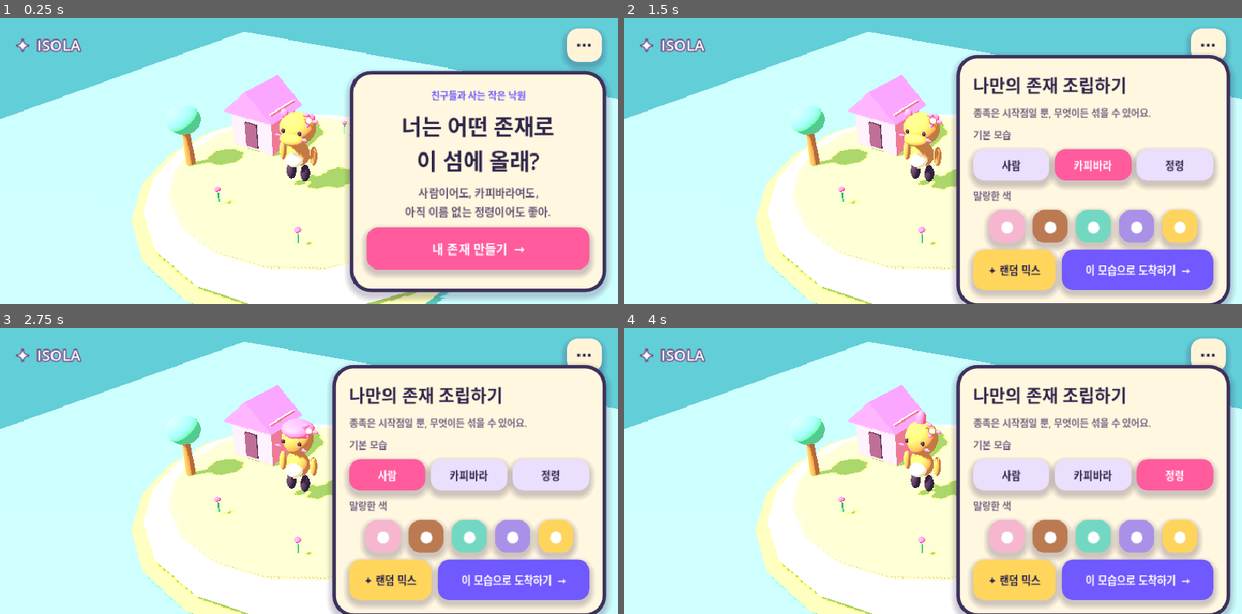
Above: before the commit, frames 1-4 (two rows, left to right).
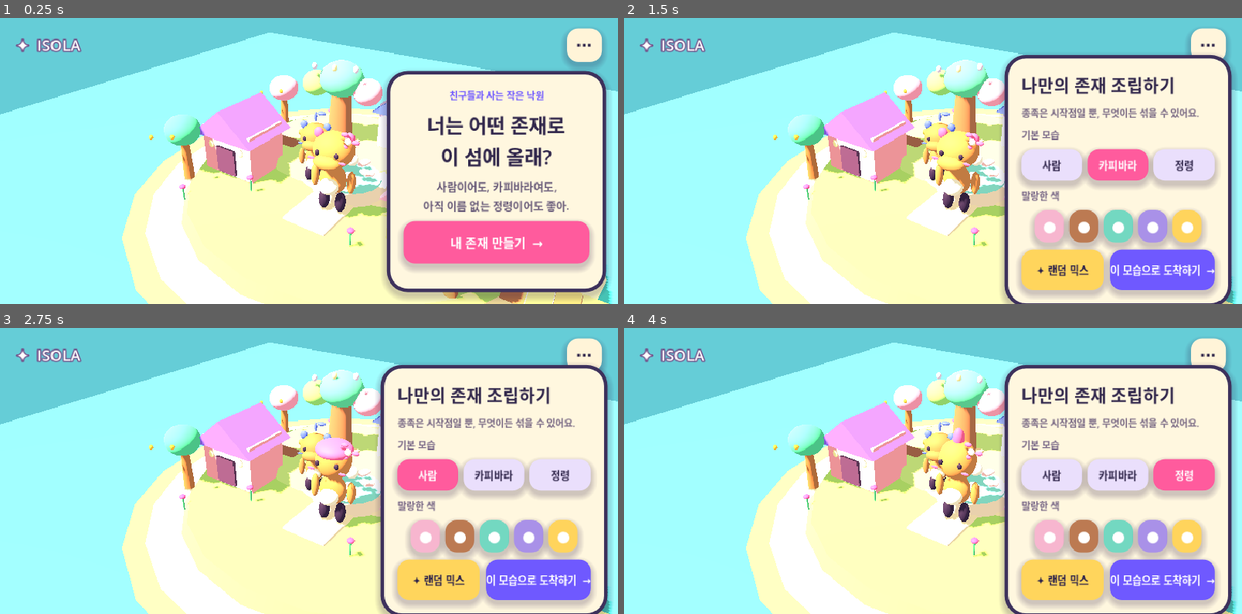
Above: after the commit, the same moments.

Repository: summervilla99/isola_project
Game: Godot game, scene res://scenes/main.tscn
Same seed, same stepped clock (60 frames per second), same inputs: the game is played once before the commit and once after it.
Inputs:
- Up to frame 1 (0.25 s): no input
- Up to frame 2 (1.5 s): click "내 존재 만들기 →" at 0.5 s; click "⋯" at 1.25 s
- Up to frame 3 (2.75 s): click "사람" at 2 s
- Up to frame 4 (4 s): click "카피바라" at 2.75 s; click "정령" at 3.5 s

The runs differ from the first frame. In frame 1, 54% of the frame differs, in the area x 0-100%, y 4-100%; in frame 2, 55%; in frame 3, 54%; in frame 4, 54%.

Commit message:
feat: build capybara civilization island

Diff:
--- a/game/scripts/island_world.gd
+++ b/game/scripts/island_world.gd
@@ -2,19 +2,19 @@
 extends Node3D
 
 var avatar: AvatarDoll
+var residents: Array[AvatarDoll] = []
 var _camera: Camera3D
 var _play_mode := false
 var _camera_target := Vector3.ZERO
 var _mobile_input := Vector2.ZERO
+var _floating_details: Array[Node3D] = []
+var _time := 0.0
 
 func _ready() -> void:
 	_build_environment()
 	_build_island()
-	avatar = AvatarDoll.new()
-	avatar.name = "PlayerAvatar"
-	avatar.position = Vector3(0, 0.45, 0.6)
-	avatar.rotation.y = -0.25
-	add_child(avatar)
+	_build_player()
+	_build_residents()
 
 func set_play_mode(value: bool) -> void:
 	_play_mode = value
@@ -30,6 +30,13 @@
 	_mobile_input = value
 
 func _process(delta: float) -> void:
+	_time += delta
+	for index in _floating_details.size():
+		var detail := _floating_details[index]
+		var base_y: float = detail.get_meta("base_y", detail.position.y)
+		detail.position.y = base_y + sin(_time * 1.7 + index * 1.4) * 0.06
+		detail.rotation.y += delta * (0.22 + index * 0.02)
+
 	if not _play_mode:
 		avatar.rotation.y = sin(Time.get_ticks_msec() * 0.00035) * 0.18
 		return
@@ -39,19 +46,54 @@
 	var direction := Vector3(input.x, 0, input.y)
 	avatar.walking = direction.length() > 0.05
 	if avatar.walking:
-		avatar.position += direction.normalized() * delta * 2.0
-		avatar.position.x = clampf(avatar.position.x, -4.2, 4.2)
-		avatar.position.z = clampf(avatar.position.z, -3.2, 3.8)
+		var next_position := avatar.position + direction.normalized() * delta * 2.0
+		if Vector2(next_position.x, next_position.z).length() <= 5.25:
+			next_position.y = lerpf(avatar.position.y, _terrain_root_height(next_position), delta * 7.0)
+			avatar.position = next_position
 		avatar.rotation.y = lerp_angle(avatar.rotation.y, atan2(direction.x, direction.z), delta * 9.0)
 	_camera_target = avatar.position
-	_camera.position = _camera.position.lerp(_camera_target + Vector3(5.8, 7.8, 8.8), delta * 2.6)
+	_camera.position = _camera.position.lerp(_camera_target + Vector3(6.0, 7.2, 9.4), delta * 2.6)
 	_camera.look_at(_camera_target + Vector3(0, 1.0, 0))
+
+func _terrain_root_height(position: Vector3) -> float:
+	if Vector2(position.x + 1.4, position.z + 1.5).length() < 2.15:
+		return 0.92
+	if Vector2(position.x, position.z).length() < 4.65:
+		return 0.62
+	return 0.42
+
+func _build_player() -> void:
+	avatar = AvatarDoll.new()
+	avatar.name = "PlayerAvatar"
+	avatar.position = Vector3(0.25, 0.62, 1.65)
+	avatar.rotation.y = -0.25
+	add_child(avatar)
+
+func _build_residents() -> void:
+	var resident_specs := [
+		["Mora", Vector3(-0.9, 0.62, 0.7), Color("#a96f4f"), Color("#4e63f5"), &"sprout"],
+		["Podo", Vector3(1.65, 0.62, -0.15), Color("#e4ad78"), Color("#ff6b8f"), &"flower"]
+	]
+	for spec in resident_specs:
+		var config := AvatarConfig.new()
+		config.species = &"capybara"
+		config.body_color = spec[2]
+		config.accent_color = spec[3]
+		config.accessory = spec[4]
+		var resident := AvatarDoll.new()
+		resident.name = spec[0]
+		resident.config = config
+		resident.position = spec[1]
+		resident.scale = Vector3.ONE * 0.82
+		resident.rotation.y = 0.3 if residents.is_empty() else -0.7
+		add_child(resident)
+		residents.append(resident)
 
 func _build_environment() -> void:
 	var environment := WorldEnvironment.new()
 	var env := Environment.new()
 	env.background_mode = Environment.BG_COLOR
-	env.background_color = Color("#62ced8")
+	env.background_color = Color("#65cdd7")
 	env.ambient_light_source = Environment.AMBIENT_SOURCE_COLOR
 	env.ambient_light_color = Color("#fff1d1")
 	env.ambient_light_energy = 0.72
@@ -61,61 +103,170 @@
 
 	var sun := DirectionalLight3D.new()
 	sun.rotation_degrees = Vector3(-52, -35, 0)
-	sun.light_color = Color("#ffe0a3")
-	sun.light_energy = 1.4
+	sun.light_color = Color("#ffd99d")
+	sun.light_energy = 1.45
 	sun.shadow_enabled = true
 	add_child(sun)
 
 	_camera = Camera3D.new()
-	_camera.position = Vector3(5.8, 7.8, 9.4)
-	_camera.fov = 37.0
+	_camera.position = Vector3(5.0, 7.4, 9.6)
+	_camera.fov = 36.0
 	_camera.current = true
 	add_child(_camera)
-	_camera.look_at(Vector3(0, 1.0, 0))
+	_camera.look_at(Vector3(-1.6, 0.9, 0))
 
 func _build_island() -> void:
-	_add_mesh("Ocean", BoxMesh.new(), Vector3(0, -0.55, 0), Vector3(28, 0.7, 28), Color("#55ccd5"), 0.3)
-	_add_mesh("Island", CylinderMesh.new(), Vector3(0, -0.14, 0), Vector3(1, 0.55, 1), Color("#9bd66f"), 0.9, {"top_radius": 5.3, "bottom_radius": 4.4, "height": 0.8})
-	_add_mesh("Sand", CylinderMesh.new(), Vector3(0, 0.26, 0), Vector3(1, 0.2, 1), Color("#ffe4a3"), 0.86, {"top_radius": 4.65, "bottom_radius": 4.95, "height": 0.18})
-	_add_mesh("Grass", CylinderMesh.new(), Vector3(-0.3, 0.42, -0.1), Vector3(1, 0.16, 1), Color("#9fe27a"), 0.92, {"top_radius": 3.95, "bottom_radius": 4.1, "height": 0.2})
-
-	_build_house(Vector3(-2.5, 0.45, -1.1), Color("#ff77a8"), Color("#7a5cff"))
-	_build_house(Vector3(2.8, 0.45, -1.25), Color("#ffbd59"), Color("#ef476f"))
-	_build_tree(Vector3(-3.65, 0.48, 1.4), Color("#4ed1a1"))
-	_build_tree(Vector3(3.6, 0.48, 1.65), Color("#77d96c"))
-	_build_tree(Vector3(0.4, 0.48, -3.15), Color("#ff8ebd"))
-	for pos in [Vector3(-1.4, 0.55, 2.55), Vector3(1.4, 0.55, 2.8), Vector3(-0.3, 0.55, -2.9)]:
-		_build_flower(pos)
+	_mesh(self, "Ocean", BoxMesh.new(), Vector3(0, -0.82, 0), Vector3(34, 0.72, 34), Color("#45c9d3"), 0.28)
+	_mesh(self, "IslandRock", CylinderMesh.new(), Vector3(0, -0.18, 0), Vector3.ONE, Color("#d99a74"), 0.94, {"top_radius": 6.35, "bottom_radius": 5.4, "height": 1.15})
+	_mesh(self, "BeachTier", CylinderMesh.new(), Vector3(0, 0.33, 0), Vector3.ONE, Color("#ffe5ad"), 0.88, {"top_radius": 5.75, "bottom_radius": 6.05, "height": 0.2})
+	_mesh(self, "LifeTier", CylinderMesh.new(), Vector3(0, 0.53, -0.05), Vector3.ONE, Color("#9edb72"), 0.94, {"top_radius": 4.75, "bottom_radius": 5.0, "height": 0.42})
+	_mesh(self, "WindTier", CylinderMesh.new(), Vector3(-1.4, 0.83, -1.5), Vector3.ONE, Color("#b6e887"), 0.94, {"top_radius": 2.25, "bottom_radius": 2.45, "height": 0.42})
+
+	_build_paths()
+	_build_shell_fountain(Vector3(0, 0.76, 0.25))
+	_build_ferry_dock(Vector3(4.75, 0.42, 1.35))
+	_build_spirit_tree(Vector3(-1.45, 1.08, -1.55))
+	_build_memory_theater(Vector3(2.8, 0.76, -1.75))
+	_build_wind_garden(Vector3(-3.0, 0.75, -0.4))
+
+	_build_house(Vector3(-3.25, 0.73, 1.05), Color("#ff91ad"), Color("#755cff"))
+	_build_house(Vector3(2.75, 0.73, 1.1), Color("#ffbd65"), Color("#ef5f82"))
+	_build_house(Vector3(0.65, 1.04, -2.55), Color("#c7b5ff"), Color("#4e63f5"))
+
+	for tree_spec in [
+		[Vector3(-4.45, 0.5, 2.25), Color("#49c99a")],
+		[Vector3(4.25, 0.5, -0.4), Color("#73d96b")],
+		[Vector3(-4.2, 0.5, -2.2), Color("#ff8ebd")],
+		[Vector3(3.7, 0.5, 2.65), Color("#67d6b0")]
+	]:
+		_build_tree(tree_spec[0], tree_spec[1])
+
+	for flower_position in [
+		Vector3(-2.1, 0.77, 2.1), Vector3(1.3, 0.77, 2.55), Vector3(-3.6, 0.52, 3.2),
+		Vector3(3.7, 0.52, -2.7), Vector3(-2.4, 1.08, -2.5), Vector3(-0.2, 1.08, -2.9)
+	]:
+		_build_flower(flower_position)
+
+func _build_paths() -> void:
+	var path_material := _material(Color("#ffe7bd"), 0.9)
+	for path_data in [
+		[Vector3(0, 0.77, 1.5), Vector3(1.25, 0.07, 2.2), 0.0],
+		[Vector3(-1.65, 0.77, 0.3), Vector3(2.15, 0.07, 0.85), -0.3],
+		[Vector3(1.75, 0.77, 0.15), Vector3(2.05, 0.07, 0.82), 0.28]
+	]:
+		var path := _mesh_with_material(self, "GardenPath", BoxMesh.new(), path_data[0], path_data[1], path_material)
+		path.rotation.y = path_data[2]
+	for index in 4:
+		_mesh(self, "WindStep", BoxMesh.new(), Vector3(-0.25 - index * 0.34, 0.78 + index * 0.09, -1.05 - index * 0.18), Vector3(0.9, 0.12, 0.36), Color("#f6cf9c"), 0.92)
+
+func _build_shell_fountain(at: Vector3) -> void:
+	var root := _landmark("ShellFountain", at)
+	_mesh(root, "Basin", CylinderMesh.new(), Vector3(0, 0.12, 0), Vector3.ONE, Color("#f9ddc8"), 0.72, {"top_radius": 1.05, "bottom_radius": 1.12, "height": 0.24})
+	_mesh(root, "Water", CylinderMesh.new(), Vector3(0, 0.26, 0), Vector3.ONE, Color("#78e3e0"), 0.25, {"top_radius": 0.86, "bottom_radius": 0.86, "height": 0.08})
+	var pearl := _mesh(root, "Pearl", SphereMesh.new(), Vector3(0, 0.78, 0), Vector3(0.36, 0.36, 0.36), Color("#fff6e8"), 0.18)
+	for angle in [0.0, TAU / 5.0, TAU * 2.0 / 5.0, TAU * 3.0 / 5.0, TAU * 4.0 / 5.0]:
+		var shell := _mesh(root, "ShellPetal", SphereMesh.new(), Vector3(cos(angle) * 0.48, 0.55, sin(angle) * 0.48), Vector3(0.45, 0.16, 0.28), Color("#ffb9c9"), 0.58)
+		shell.rotation.y = -angle
+	pearl.set_meta("base_y", pearl.position.y)
+	_floating_details.append(pearl)
+
+func _build_ferry_dock(at: Vector3) -> void:
+	var root := _landmark("FerryDock", at)
+	for index in 7:
+		_mesh(root, "DockPlank", BoxMesh.new(), Vector3(index * 0.48, 0, 0), Vector3(0.46, 0.12, 1.05), Color("#a56d53" if index % 2 == 0 else "#bc8060"), 0.9)
+		if index % 2 == 0:
+			_mesh(root, "Post", CylinderMesh.new(), Vector3(index * 0.48, -0.25, -0.62), Vector3(0.09, 0.75, 0.09), Color("#714c43"), 0.9, {"top_radius": 0.5, "bottom_radius": 0.62, "height": 1.0})
+	var ferry := Node3D.new()
+	ferry.name = "GlowFerry"
+	ferry.position = Vector3(3.7, -0.1, 0.2)
+	root.add_child(ferry)
+	_mesh(ferry, "Hull", PrismMesh.new(), Vector3.ZERO, Vector3(1.65, 0.5, 0.9), Color("#ff946c"), 0.78)
+	_mesh(ferry, "Canopy", PrismMesh.new(), Vector3(0, 0.82, 0), Vector3(1.45, 0.55, 1.0), Color("#fff1c7"), 0.8)
+	_mesh(ferry, "Lantern", SphereMesh.new(), Vector3(0.65, 0.65, 0.4), Vector3(0.14, 0.14, 0.14), Color("#ffd65c"), 0.2)
+
+func _build_spirit_tree(at: Vector3) -> void:
+	var root := _landmark("HeartgrainTree", at)
+	_mesh(root, "Trunk", CylinderMesh.new(), Vector3(0, 0.85, 0), Vector3(0.42, 1.7, 0.42), Color("#9b6854"), 0.92, {"top_radius": 0.7, "bottom_radius": 1.0, "height": 1.0})
+	for canopy_data in [
+		[Vector3(0, 2.0, 0), Vector3(1.4, 1.1, 1.3), Color("#55d0a0")],
+		[Vector3(-0.85, 1.75, 0.1), Vector3(0.9, 0.8, 0.9), Color("#86df7b")],
+		[Vector3(0.85, 1.72, -0.1), Vector3(0.9, 0.82, 0.9), Color("#ff90bd")]
+	]:
+		_mesh(root, "Canopy", SphereMesh.new(), canopy_data[0], canopy_data[1], canopy_data[2], 0.88)
+	for index in 3:
+		var orb := _mesh(root, "MemoryLight%d" % index, SphereMesh.new(), Vector3(-0.7 + index * 0.7, 2.35 + index * 0.12, 0.45), Vector3(0.16, 0.22, 0.16), Color("#d8c8ff" if index != 1 else "#fff1a8"), 0.16)
+		orb.set_meta("base_y", orb.position.y)
+		_floating_details.append(orb)
+
+func _build_memory_theater(at: Vector3) -> void:
+	var root := _landmark("MemoryTheater", at)
+	_mesh(root, "Screen", BoxMesh.new(), Vector3(0, 0.92, -0.15), Vector3(1.8, 1.18, 0.12), Color("#fff4df"), 0.82)
+	_mesh(root, "ScreenGlow", BoxMesh.new(), Vector3(0, 0.95, -0.07), Vector3(1.5, 0.9, 0.04), Color("#b8e7e1"), 0.25)
+	for index in 3:
+		_mesh(root, "Cushion", SphereMesh.new(), Vector3(-0.65 + index * 0.65, 0.12, 1.0 + abs(index - 1) * 0.18), Vector3(0.42, 0.16, 0.35), [Color("#ff91ad"), Color("#ffd65c"), Color("#bda6ff")][index], 0.82)
+
+func _build_wind_garden(at: Vector3) -> void:
+	var root := _landmark("WindGarden", at)
+	_mesh(root, "LookoutDeck", CylinderMesh.new(), Vector3.ZERO, Vector3.ONE, Color("#f4cf9b"), 0.9, {"top_radius": 1.0, "bottom_radius": 1.08, "height": 0.14})
+	_mesh(root, "Bench", BoxMesh.new(), Vector3(0, 0.28, 0), Vector3(1.25, 0.22, 0.38), Color("#8e5f53"), 0.9)
+	for offset in [-0.72, 0.72]:
+		_mesh(root, "Lantern", SphereMesh.new(), Vector3(offset, 0.72, -0.15), Vector3(0.16, 0.2, 0.16), Color("#ffd65c"), 0.22)
 
 func _build_house(at: Vector3, wall: Color, roof: Color) -> void:
-	_add_mesh("House", BoxMesh.new(), at + Vector3(0, 0.75, 0), Vector3(1.65, 1.5, 1.4), wall, 0.82)
-	_add_mesh("Roof", PrismMesh.new(), at + Vector3(0, 1.72, 0), Vector3(2.0, 0.9, 1.8), roof, 0.62)
-	_add_mesh("Door", BoxMesh.new(), at + Vector3(0, 0.55, 0.72), Vector3(0.48, 0.88, 0.08), Color("#563a64"), 0.7)
+	var root := Node3D.new()
+	root.name = "CapybaraHome"
+	root.position = at
+	add_child(root)
+	_mesh(root, "House", BoxMesh.new(), Vector3(0, 0.7, 0), Vector3(1.8, 1.4, 1.45), wall, 0.84)
+	_mesh(root, "Roof", PrismMesh.new(), Vector3(0, 1.62, 0), Vector3(2.15, 0.88, 1.85), roof, 0.64)
+	_mesh(root, "WideLowDoor", BoxMesh.new(), Vector3(0, 0.48, 0.76), Vector3(0.66, 0.8, 0.08), Color("#563a64"), 0.72)
+	for x in [-0.56, 0.56]:
+		_mesh(root, "Window", SphereMesh.new(), Vector3(x, 0.88, 0.76), Vector3(0.2, 0.24, 0.06), Color("#fff3a8"), 0.25)
 
 func _build_tree(at: Vector3, leaf_color: Color) -> void:
-	_add_mesh("Trunk", CylinderMesh.new(), at + Vector3(0, 0.55, 0), Vector3(0.24, 1.1, 0.24), Color("#a56a4a"), 0.9, {"top_radius": 0.5, "bottom_radius": 0.65, "height": 1.0})
-	_add_mesh("Canopy", SphereMesh.new(), at + Vector3(0, 1.55, 0), Vector3(1.05, 0.88, 1.05), leaf_color, 0.9)
+	var root := Node3D.new()
+	root.name = "FruitTree"
+	root.position = at
+	add_child(root)
+	_mesh(root, "Trunk", CylinderMesh.new(), Vector3(0, 0.55, 0), Vector3(0.24, 1.1, 0.24), Color("#a56a4a"), 0.9, {"top_radius": 0.5, "bottom_radius": 0.65, "height": 1.0})
+	_mesh(root, "Canopy", SphereMesh.new(), Vector3(0, 1.55, 0), Vector3(1.05, 0.88, 1.05), leaf_color, 0.9)
+	for fruit_position in [Vector3(-0.35, 1.55, 0.82), Vector3(0.42, 1.72, 0.7)]:
+		_mesh(root, "Citrus", SphereMesh.new(), fruit_position, Vector3(0.13, 0.13, 0.13), Color("#ffb347"), 0.66)
 
 func _build_flower(at: Vector3) -> void:
-	_add_mesh("FlowerStem", CylinderMesh.new(), at + Vector3(0, 0.18, 0), Vector3(0.04, 0.35, 0.04), Color("#38a56f"), 0.9, {"top_radius": 0.5, "bottom_radius": 0.5, "height": 1.0})
-	_add_mesh("Flower", SphereMesh.new(), at + Vector3(0, 0.42, 0), Vector3(0.18, 0.12, 0.18), Color("#ff4f9a"), 0.7)
-
-func _add_mesh(label: String, mesh: PrimitiveMesh, at: Vector3, size: Vector3, color: Color, roughness: float, properties: Dictionary = {}) -> MeshInstance3D:
+	_mesh(self, "FlowerStem", CylinderMesh.new(), at + Vector3(0, 0.18, 0), Vector3(0.04, 0.35, 0.04), Color("#38a56f"), 0.9, {"top_radius": 0.5, "bottom_radius": 0.5, "height": 1.0})
+	_mesh(self, "Flower", SphereMesh.new(), at + Vector3(0, 0.42, 0), Vector3(0.18, 0.12, 0.18), Color("#ff4f9a"), 0.7)
+
+func _landmark(label: String, at: Vector3) -> Node3D:
+	var root := Node3D.new()
+	root.name = label
+	root.position = at
+	add_child(root)
+	return root
+
+func _mesh(parent: Node, label: String, mesh: PrimitiveMesh, at: Vector3, size: Vector3, color: Color, roughness: float, properties: Dictionary = {}) -> MeshInstance3D:
+	return _mesh_with_material(parent, label, mesh, at, size, _material(color, roughness), properties)
+
+func _mesh_with_material(parent: Node, label: String, mesh: PrimitiveMesh, at: Vector3, size: Vector3, material: Material, properties: Dictionary = {}) -> MeshInstance3D:
 	for key in properties:
 		mesh.set(key, properties[key])
 	if mesh is SphereMesh:
 		mesh.radial_segments = 16
 		mesh.rings = 8
 	elif mesh is CylinderMesh:
-		mesh.radial_segments = 18
+		mesh.radial_segments = 20
 	var instance := MeshInstance3D.new()
 	instance.name = label
 	instance.mesh = mesh
 	instance.position = at
 	instance.scale = size
+	instance.material_override = material
+	parent.add_child(instance)
+	return instance
+
+func _material(color: Color, roughness: float) -> StandardMaterial3D:
 	var material := StandardMaterial3D.new()
 	material.albedo_color = color
 	material.roughness = roughness
-	instance.material_override = material
-	add_child(instance)
-	return instance
+	material.metallic = 0.04
+	return material
--- a/game/scripts/main.gd
+++ b/game/scripts/main.gd
@@ -66,8 +66,8 @@
 	top_bar.add_child(settings)
 
 	sheet = PanelContainer.new()
-	sheet.position = Vector2(478, 72)
-	sheet.size = Vector2(350, 302)
+	sheet.position = Vector2(528, 72)
+	sheet.size = Vector2(300, 302)
 	sheet.add_theme_stylebox_override("panel", _panel_style(CREAM, 28, 5, Color("#3d315c")))
 	overlay.add_child(sheet)
 
@@ -95,8 +95,8 @@
 	_set_game_controls_visible(false)
 	_clear_sheet()
 	sheet.visible = true
-	sheet.position = Vector2(478, 72)
-	sheet.size = Vector2(350, 302)
+	sheet.position = Vector2(528, 72)
+	sheet.size = Vector2(300, 302)
 	var content := _sheet_content()
 	var badge := Label.new()
 	badge.text = "  친구들과 사는 작은 낙원  "
@@ -107,7 +107,7 @@
 	title_label = Label.new()
 	title_label.text = "너는 어떤 존재로\n이 섬에 올래?"
 	title_label.horizontal_alignment = HORIZONTAL_ALIGNMENT_CENTER
-	title_label.add_theme_font_size_override("font_size", 30)
+	title_label.add_theme_font_size_override("font_size", 27)
 	title_label.add_theme_color_override("font_color", INK)
 	content.add_child(title_label)
 	subtitle_label = Label.new()
@@ -128,8 +128,8 @@
 	_set_game_controls_visible(false)
 	_clear_sheet()
 	sheet.visible = true
-	sheet.position = Vector2(454, 50)
-	sheet.size = Vector2(374, 326)
+	sheet.position = Vector2(520, 50)
+	sheet.size = Vector2(308, 326)
 	var content := _sheet_content()
 	var heading := Label.new()
 	heading.text = "나만의 존재 조립하기"
@@ -158,11 +158,11 @@
 	content.add_child(_section_label("말랑한 색"))
 	palette_row = HBoxContainer.new()
 	palette_row.alignment = BoxContainer.ALIGNMENT_CENTER
-	palette_row.add_theme_constant_override("separation", 11)
+	palette_row.add_theme_constant_override("separation", 7)
 	for index in AvatarConfig.PALETTES.size():
 		var swatch := Button.new()
 		swatch.text = "●"
-		swatch.custom_minimum_size = Vector2(48, 44)
+		swatch.custom_minimum_size = Vector2(40, 44)
 		_style_button(swatch, AvatarConfig.PALETTES[index], Color.WHITE, 21)
 		swatch.pressed.connect(_select_palette.bind(index))
 		palette_row.add_child(swatch)
@@ -218,8 +218,8 @@
 	_set_game_controls_visible(false)
 	_clear_sheet()
 	sheet.visible = true
-	sheet.position = Vector2(454, 48)
-	sheet.size = Vector2(374, 328)
+	sheet.position = Vector2(520, 48)
+	sheet.size = Vector2(308, 328)
 	var content := _sheet_content()
 	var heading := Label.new()
 	heading.text = "빈 방의 첫 분위기를 골라봐"
--- /dev/null
+++ b/game/tests/test_island_world.gd
@@ -0,0 +1,16 @@
+extends SceneTree
+
+func _init() -> void:
+	call_deferred("run")
+
+func run() -> void:
+	var island := IslandWorld.new()
+	root.add_child(island)
+	await process_frame
+	assert(island.residents.size() == 2)
+	assert(island.residents.all(func(resident: AvatarDoll) -> bool: return resident.config.species == &"capybara"))
+	for landmark in ["ShellFountain", "FerryDock", "HeartgrainTree", "MemoryTheater", "WindGarden"]:
+		assert(island.has_node(landmark), "Missing landmark: %s" % landmark)
+	assert(island._terrain_root_height(Vector3(-1.4, 0, -1.5)) > island._terrain_root_height(Vector3(5.0, 0, 0)))
+	print("Capybara island world tests passed")
+	quit(0)
Not shown, added: game/tests/test_island_world.gd.uid
Not shown, changed: docs/MOBILE_GAME_DIRECTION.ko.md
Not shown, changed: docs/STATUS.ko.md
Not shown, added: docs/WORLD_BIBLE.ko.md
